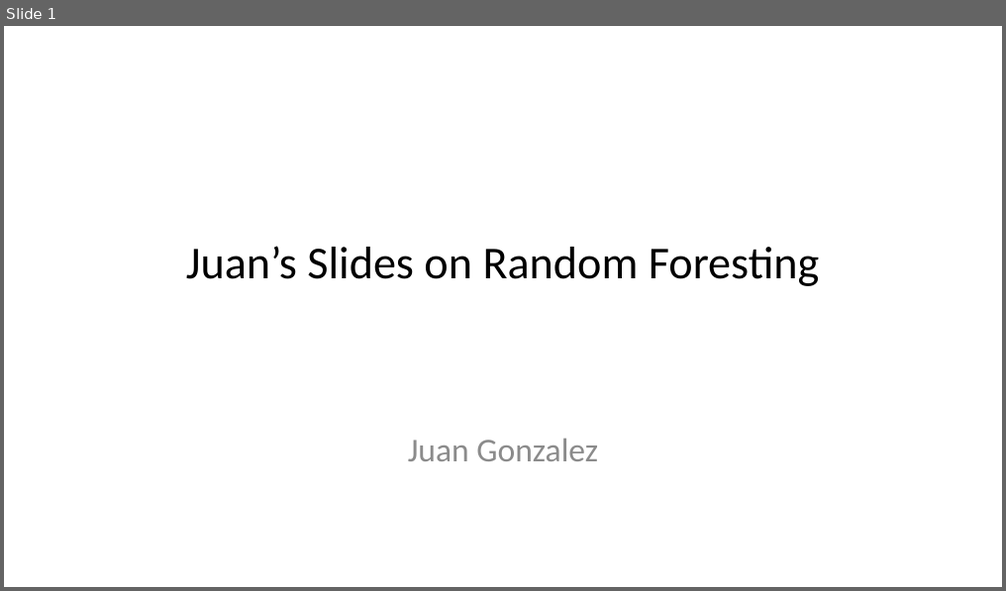
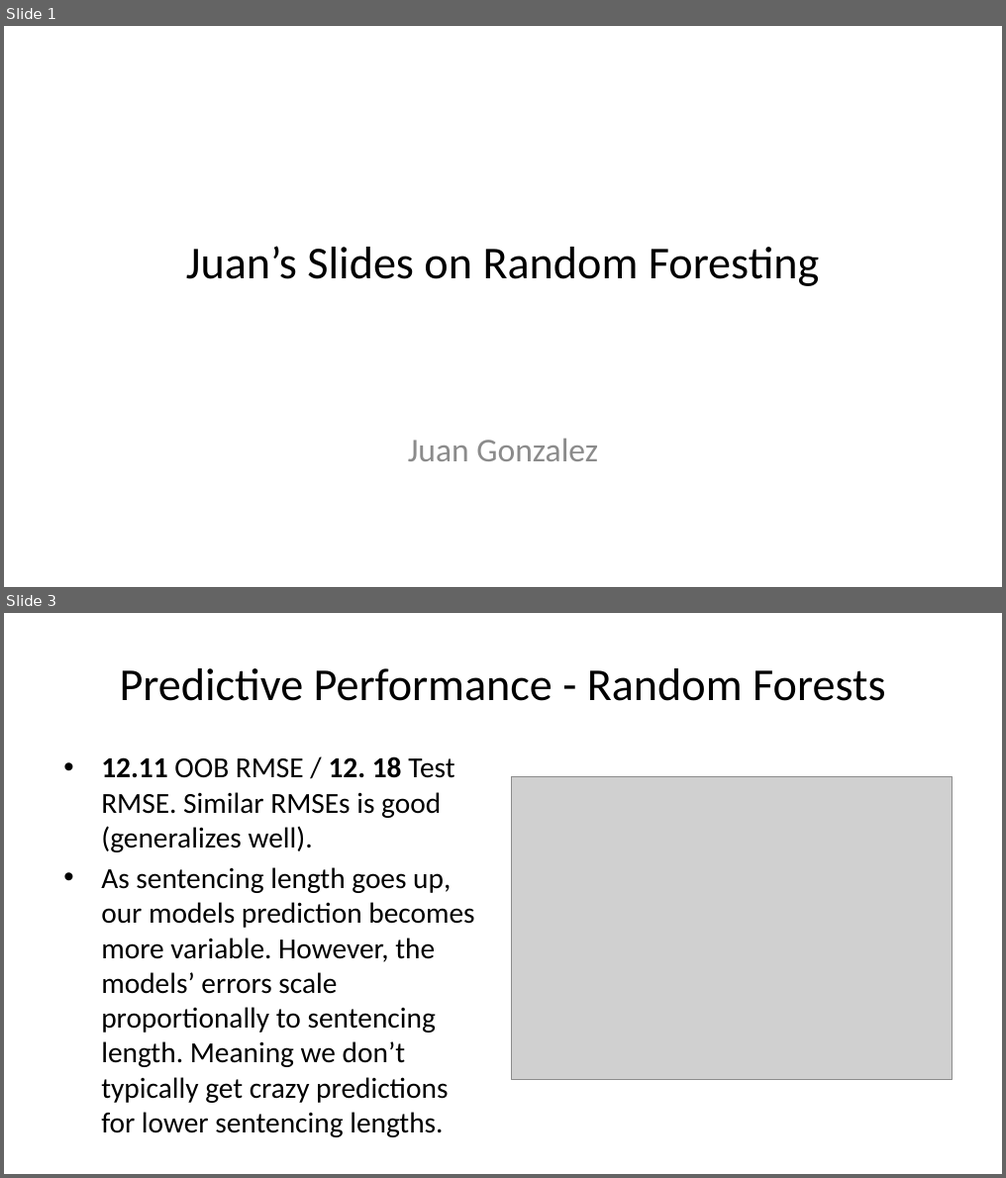
Before and after one commit to dsci445-csu/project-5, a slide deck: Presentation/JuansSlides.pptx. Shown one above the other, each under a label of ours: slide 1 before the commit, slides 1 and 3 after it; the slides between them are not shown. The pictures are 1006x591 and 1006x1178 pixels, drawn with LibreOffice and Linux fonts; fonts in the diff are those of the drawing; grey boxes stand for pictures. Boxes give left, top, right and bottom in pixels: in the first picture for what was removed or moved away, otherwise in the second. Text is boxed around its words. In the diff, an @@ line names an element or a change of style, - is before the commit and + after.

Commit message:
worked on my models and slides
My slides are complete. Made some last minute adjustments to my model to reflect group decisions on variables used.

```diff
--- a/Presentation/JuansSlides.pptx
+++ b/Presentation/JuansSlides.pptx
@@ slide 3 added at [4,613,1002,1174], background #FFFFFF @@
@@ title added at [120,668,885,701], 33 pt, text #000000 @@
+Predictive Performance - Random Forests
@@ text added at [101,757,474,1103], 21 pt, text #000000 @@
+• 12.11 OOB RMSE / 12. 18 Test RMSE. Similar RMSEs is good (generalizes well).
+• As sentencing length goes up, our models prediction becomes more variable. However, the models’ errors scale proportionally to sentencing length. Meaning we don’t typically get crazy predictions for lower sentencing lengths.
@@ picture added at [511,776,952,1080] @@
```
Also in this commit, not shown: 1 slide changed, 1 other slide added, 1 slide removed, 9 other files.
